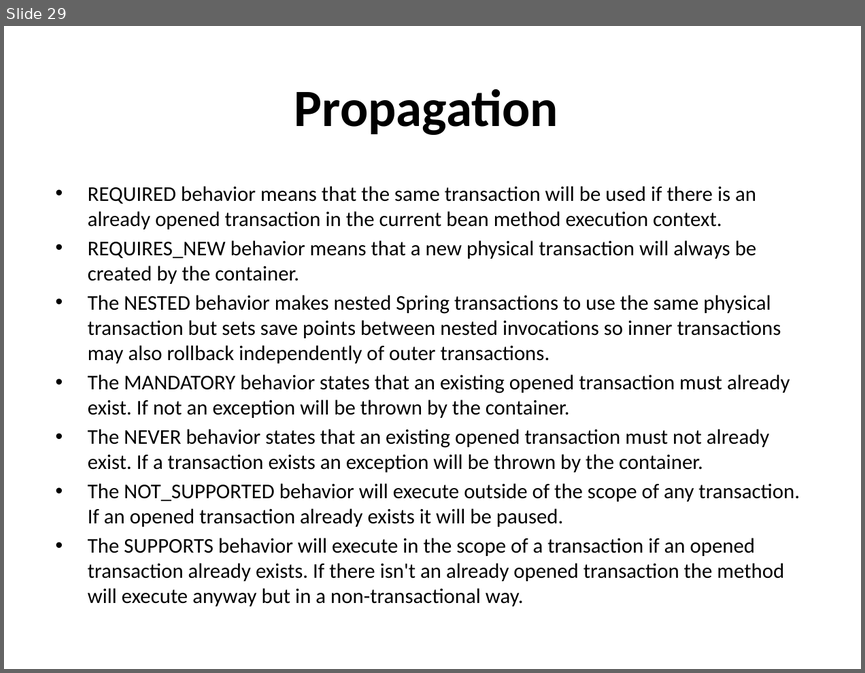
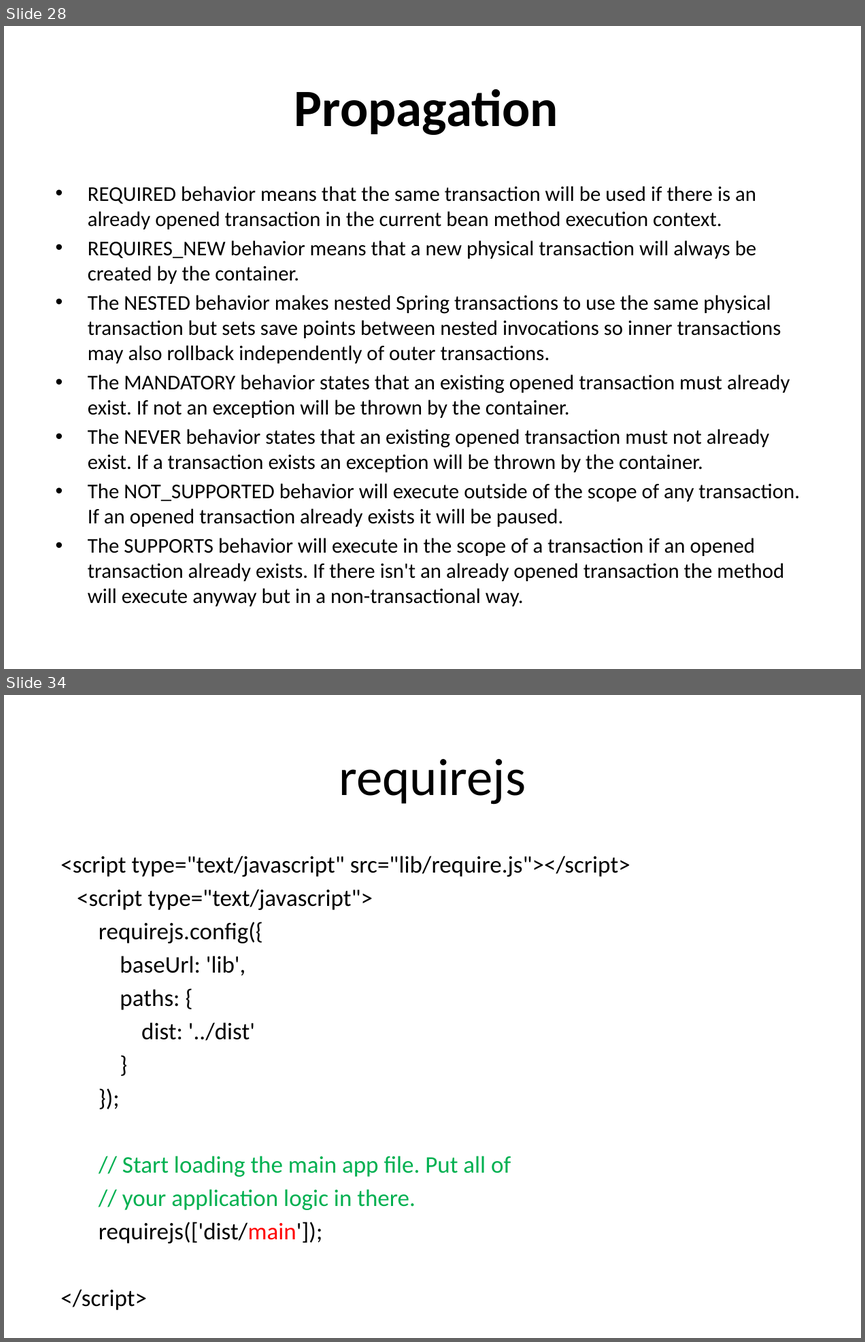
Before and after one commit to hejian1639/SpringMVC, a slide deck: Introduction.pptx. Shown one above the other, each under a label of ours: slide 29 before the commit, slides 28 and 34 after it; the slides between them are not shown. The pictures are 865x673 and 865x1342 pixels, drawn with LibreOffice and Linux fonts; fonts in the diff are those of the drawing. Boxes give left, top, right and bottom in pixels: in the first picture for what was removed or moved away, otherwise in the second. Text is boxed around its words. In the diff, an @@ line names an element or a change of style, - is before the commit and + after.

```diff
--- a/Introduction.pptx
+++ b/Introduction.pptx
@@ slide 34 added at <box>4,695,861,1338</box>, background #FFFFFF @@
@@ title added at <box>339,759,526,804</box>, 44 pt, text #000000 @@
+requirejs
@@ text added at <box>60,855,630,1243</box>, 20 pt, text #000000 @@
+<script type="text/javascript" src="lib/require.js"></script>
+<script type="text/javascript">
+requirejs.config({
+baseUrl: 'lib',
+paths: {
+dist: '../dist'
+}
+});
+// Start loading the main app file. Put all of
+// your application logic in there.
+requirejs(['dist/main']);
+</script>
@@ what was slide 29 is now slide 28 @@
```
Also in this commit, not shown: 18 other slides added, 6 slides removed, 1 other file.
